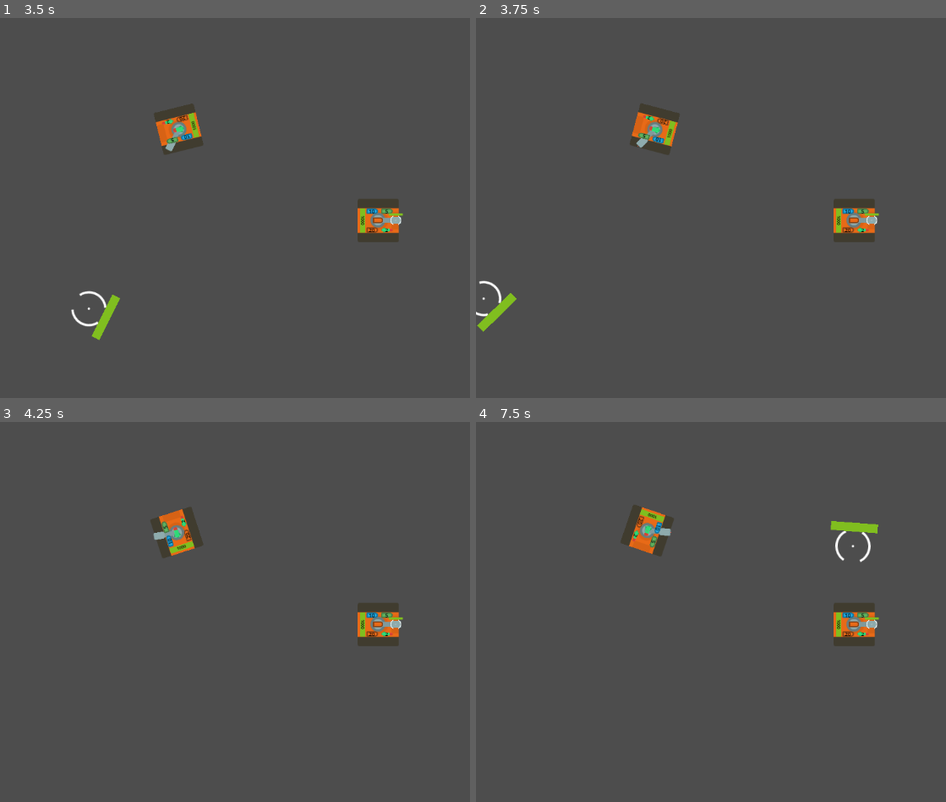
Above: before the commit, frames 1-4 (two rows, left to right).
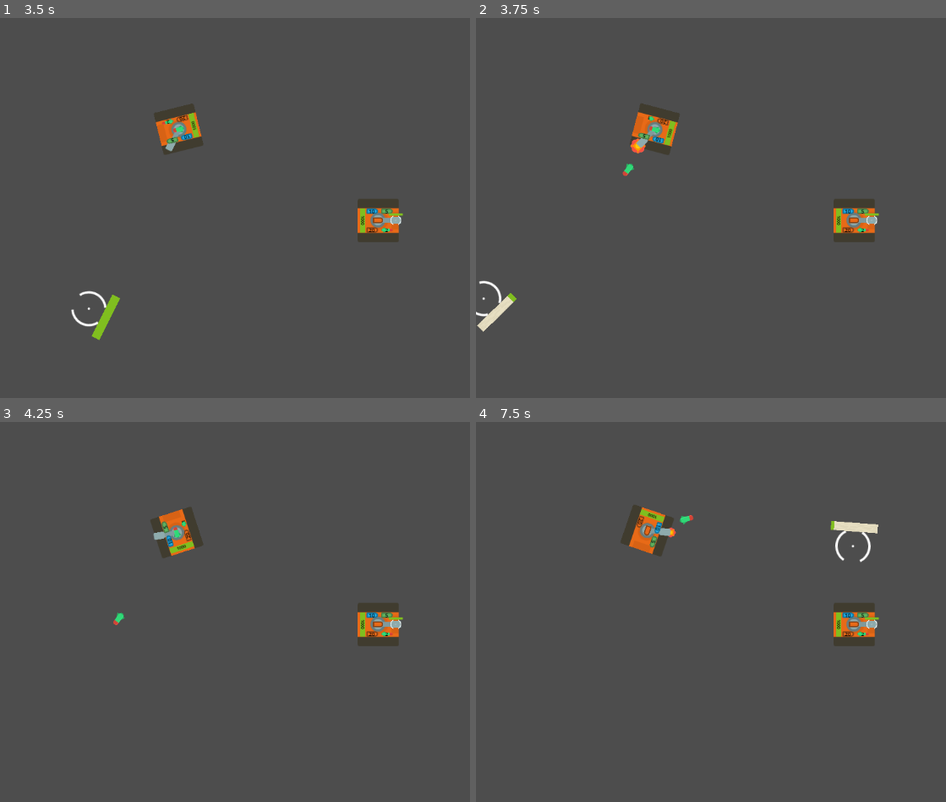
Above: after the commit, the same moments.

Repository: KakCmambnporpawwucmow/tanks_kidz
Game: Godot game, scene res://layers/test.tscn
Same seed, same stepped clock (60 frames per second), same inputs: the game is played once before the commit and once after it.
Inputs (mouse positions are in pixels of both pictures, inside the frame that each line leads up to):
- Up to frame 1 (3.5 s): tap Enter at 0.5 s; move the mouse to (outside the picture) at 0.52 s; hold E (ammo_ap) 0.53-1.28 s; hold D (rotate_right) 0.53-2.03 s; tap W (move_forward) at 0.77, 1.52, 3.02 s; move the mouse to (202, 227) at 1.27 s; tap R (ammo_he) at 1.35 s; move the mouse to (404, 124) at 2.02 s; hold A (rotate_left) 2.03-2.78 s; hold F (ammo_heat) 2.03-2.78 s; move the mouse to (305, 284) at 2.77 s; hold D (rotate_right) from 2.78 s (still down); tap C (ammo_missile) at 2.85 s
- Up to frame 2 (3.75 s): keep holding D (rotate_right); move the mouse to (outside the picture) at 3.52 s; press the mouse at (outside the picture) at 3.53 s
- Up to frame 3 (4.25 s): keep holding D (rotate_right); tap W (move_forward) at 3.77 s
- Up to frame 4 (7.5 s): move the mouse to (612, 555) at 4.27 s; release D (rotate_right) at 4.28 s; release the mouse at (612, 555) at 4.28 s; hold A (rotate_left) 4.28-5.03 s; tap E (ammo_ap) at 4.35 s; tap W (move_forward) at 4.52, 6.02, 6.77 s; move the mouse to (847, 612) at 5.02 s; hold D (rotate_right) 5.03-5.78 s; hold R (ammo_he) 5.03-5.78 s; move the mouse to (711, 517) at 5.77 s; hold A (rotate_left) 5.78-7.28 s; tap F (ammo_heat) at 5.85 s; move the mouse to (outside the picture) at 6.52 s; hold C (ammo_missile) 6.53-7.28 s; move the mouse to (678, 631) at 7.27 s; hold D (rotate_right) from 7.28 s (still down); click (678, 631) at 7.35 s

Frame 1 is identical in both runs. In frame 2, 0.4% of the frame differs, in the area x 0-38%, y 25-83%; in frame 3, less than 0.1%; in frame 4, 0.4%, in the area x 33-86%, y 24-32%.
Error before the commit: Parse Error: Could not find type "ArmorComponent" in the current scope. (res://entities/projectiles/projectile.gd:39)

Commit message:
UPDATE
Снаряд теперь сам обрабатывает попадание и нанесение урона игровому объекту.

Diff:
--- a/entities/projectiles/projectile.gd
+++ b/entities/projectiles/projectile.gd
@@ -35,9 +35,13 @@
 func _on_visible_on_screen_notifier_2d_screen_exited() -> void:
 	queue_free()
 
-func _on_body_entered(body: Node) -> void:
-	if body is ArmorComponent:
-		if body.check_penetration(armor_penetration, damage):
-			on_death(damage)
-		else:
-			$AnimationPlayer.play("ricoshet")
+func _on_body_shape_entered(body_rid: RID, body: Node, body_shape_index: int, local_shape_index: int) -> void:
+	if body is Tank:
+		var body_shape_owner_id = body.shape_find_owner(body_shape_index)
+		if body_shape_owner_id != -1:
+			var body_shape = body.shape_owner_get_owner(body_shape_owner_id).shape
+			if body_shape is RectangleShape2D and armor_penetration >= min(body_shape.size.x, body_shape.size.y):
+				body.health_component.take_damage(damage)
+				on_death(damage)
+			else:
+				$AnimationPlayer.play("ricoshet")
--- a/entities/projectiles/projectile.tscn
+++ b/entities/projectiles/projectile.tscn
@@ -118,8 +118,81 @@
 "values": [Vector2(0.1, 0.1)]
 }
 
-[sub_resource type="Animation" id="Animation_n3d54"]
-resource_name = "view_damage"
+[sub_resource type="Animation" id="Animation_k64t1"]
+resource_name = "penetracion"
+length = 0.5
+tracks/0/type = "value"
+tracks/0/imported = false
+tracks/0/enabled = true
+tracks/0/path = NodePath("penetration/blast:playing")
+tracks/0/interp = 1
+tracks/0/loop_wrap = true
+tracks/0/keys = {
+"times": PackedFloat32Array(0),
+"transitions": PackedFloat32Array(1),
+"update": 1,
+"values": [true]
+}
+tracks/1/type = "value"
+tracks/1/imported = false
+tracks/1/enabled = true
+tracks/1/path = NodePath("penetration/view:self_modulate")
+tracks/1/interp = 1
+tracks/1/loop_wrap = true
+tracks/1/keys = {
+"times": PackedFloat32Array(0, 0.13333334, 0.36666667, 0.5),
+"transitions": PackedFloat32Array(1, 1, 1, 1),
+"update": 0,
+"values": [Color(1, 1, 1, 0.011764706), Color(1, 1, 1, 1), Color(1, 1, 1, 1), Color(1, 1, 1, 0.003921569)]
+}
+tracks/2/type = "value"
+tracks/2/imported = false
+tracks/2/enabled = true
+tracks/2/path = NodePath("PenetrationMarker:self_modulate")
+tracks/2/interp = 1
+tracks/2/loop_wrap = true
+tracks/2/keys = {
+"times": PackedFloat32Array(0, 0.09020564, 0.40245593, 0.5),
+"transitions": PackedFloat32Array(1, 1, 1, 1),
+"update": 0,
+"values": [Color(1, 1, 1, 0.003921569), Color(1, 1, 1, 1), Color(1, 1, 1, 1), Color(1, 1, 1, 0.003921569)]
+}
+tracks/3/type = "value"
+tracks/3/imported = false
+tracks/3/enabled = true
+tracks/3/path = NodePath("penetration/view:visible")
+tracks/3/interp = 1
+tracks/3/loop_wrap = true
+tracks/3/keys = {
+"times": PackedFloat32Array(0, 0.038857814),
+"transitions": PackedFloat32Array(1, 1),
+"update": 1,
+"values": [false, true]
+}
+tracks/4/type = "value"
+tracks/4/imported = false
+tracks/4/enabled = true
+tracks/4/path = NodePath("PenetrationMarker:visible")
+tracks/4/interp = 1
+tracks/4/loop_wrap = true
+tracks/4/keys = {
+"times": PackedFloat32Array(0, 0.020816686),
+"transitions": PackedFloat32Array(1, 1),
+"update": 1,
+"values": [false, true]
+}
+tracks/5/type = "value"
+tracks/5/imported = false
+tracks/5/enabled = true
+tracks/5/path = NodePath("penetration/view:scale")
+tracks/5/interp = 1
+tracks/5/loop_wrap = true
+tracks/5/keys = {
+"times": PackedFloat32Array(0, 0.5),
+"transitions": PackedFloat32Array(1, 1),
+"update": 0,
+"values": [Vector2(0.1, 0.1), Vector2(1, 1)]
+}
 
 [sub_resource type="Animation" id="Animation_nyema"]
 resource_name = "ricoshet"
@@ -149,81 +222,8 @@
 "values": [Color(1, 1, 1, 0.003921569), Color(1, 1, 1, 1), Color(1, 1, 1, 1), Color(1, 1, 1, 0.011764706)]
 }
 
-[sub_resource type="Animation" id="Animation_k64t1"]
-resource_name = "penetracion"
-length = 0.5
-tracks/0/type = "value"
-tracks/0/imported = false
-tracks/0/enabled = true
-tracks/0/path = NodePath("penetration/blast:playing")
-tracks/0/interp = 1
-tracks/0/loop_wrap = true
-tracks/0/keys = {
-"times": PackedFloat32Array(0),
-"transitions": PackedFloat32Array(1),
-"update": 1,
-"values": [true]
-}
-tracks/1/type = "value"
-tracks/1/imported = false
-tracks/1/enabled = true
-tracks/1/path = NodePath("penetration/view:self_modulate")
-tracks/1/interp = 1
-tracks/1/loop_wrap = true
-tracks/1/keys = {
-"times": PackedFloat32Array(0, 0.13333334, 0.36666667, 0.5),
-"transitions": PackedFloat32Array(1, 1, 1, 1),
-"update": 0,
-"values": [Color(1, 1, 1, 0.011764706), Color(1, 1, 1, 1), Color(1, 1, 1, 1), Color(1, 1, 1, 0.003921569)]
-}
-tracks/2/type = "value"
-tracks/2/imported = false
-tracks/2/enabled = true
-tracks/2/path = NodePath("PenetrationMarker:self_modulate")
-tracks/2/interp = 1
-tracks/2/loop_wrap = true
-tracks/2/keys = {
-"times": PackedFloat32Array(0, 0.09020564, 0.40245593, 0.5),
-"transitions": PackedFloat32Array(1, 1, 1, 1),
-"update": 0,
-"values": [Color(1, 1, 1, 0.003921569), Color(1, 1, 1, 1), Color(1, 1, 1, 1), Color(1, 1, 1, 0.003921569)]
-}
-tracks/3/type = "value"
-tracks/3/imported = false
-tracks/3/enabled = true
-tracks/3/path = NodePath("penetration/view:visible")
-tracks/3/interp = 1
-tracks/3/loop_wrap = true
-tracks/3/keys = {
-"times": PackedFloat32Array(0, 0.038857814),
-"transitions": PackedFloat32Array(1, 1),
-"update": 1,
-"values": [false, true]
-}
-tracks/4/type = "value"
-tracks/4/imported = false
-tracks/4/enabled = true
-tracks/4/path = NodePath("PenetrationMarker:visible")
-tracks/4/interp = 1
-tracks/4/loop_wrap = true
-tracks/4/keys = {
-"times": PackedFloat32Array(0, 0.020816686),
-"transitions": PackedFloat32Array(1, 1),
-"update": 1,
-"values": [false, true]
-}
-tracks/5/type = "value"
-tracks/5/imported = false
-tracks/5/enabled = true
-tracks/5/path = NodePath("penetration/view:scale")
-tracks/5/interp = 1
-tracks/5/loop_wrap = true
-tracks/5/keys = {
-"times": PackedFloat32Array(0, 0.5),
-"transitions": PackedFloat32Array(1, 1),
-"update": 0,
-"values": [Vector2(0.1, 0.1), Vector2(1, 1)]
-}
+[sub_resource type="Animation" id="Animation_n3d54"]
+resource_name = "view_damage"
 
 [sub_resource type="AnimationLibrary" id="AnimationLibrary_k64t1"]
 _data = {
@@ -290,6 +290,6 @@
 scale = Vector2(0.1, 0.1)
 texture = ExtResource("6_k64t1")
 
-[connection signal="body_entered" from="." to="." method="_on_body_entered"]
+[connection signal="body_shape_entered" from="." to="." method="_on_body_shape_entered"]
 [connection signal="screen_exited" from="VisibleOnScreenNotifier2D" to="." method="_on_visible_on_screen_notifier_2d_screen_exited"]
 [connection signal="animation_finished" from="AnimationPlayer" to="." method="_on_animation_player_animation_finished"]
